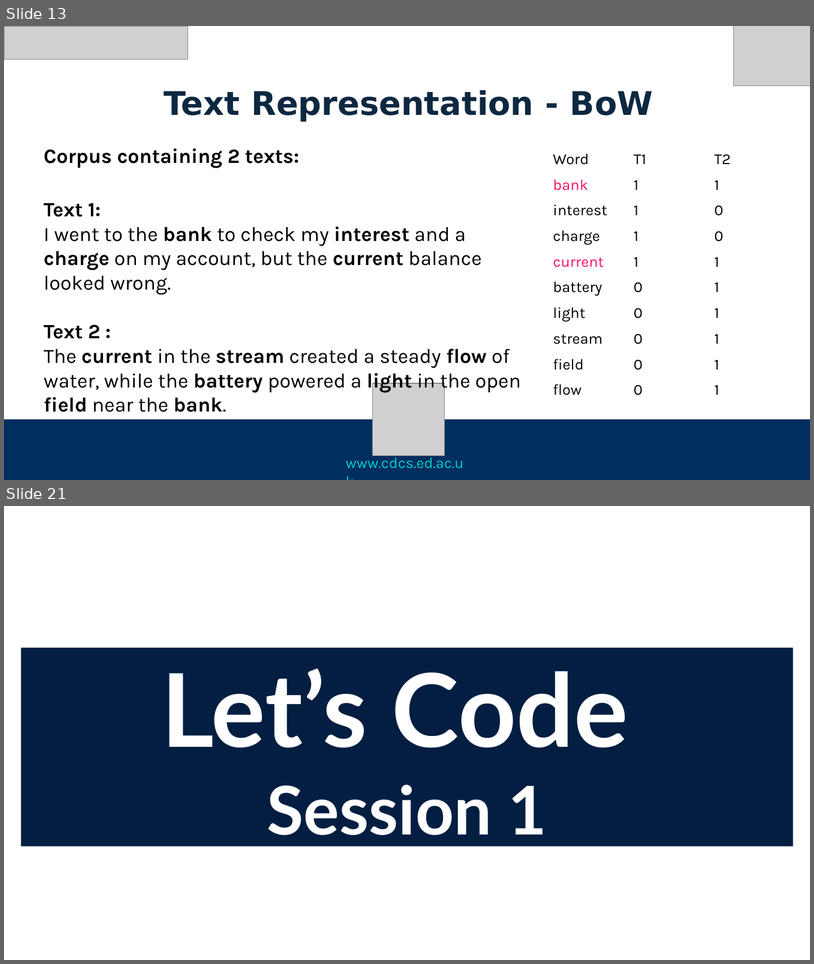
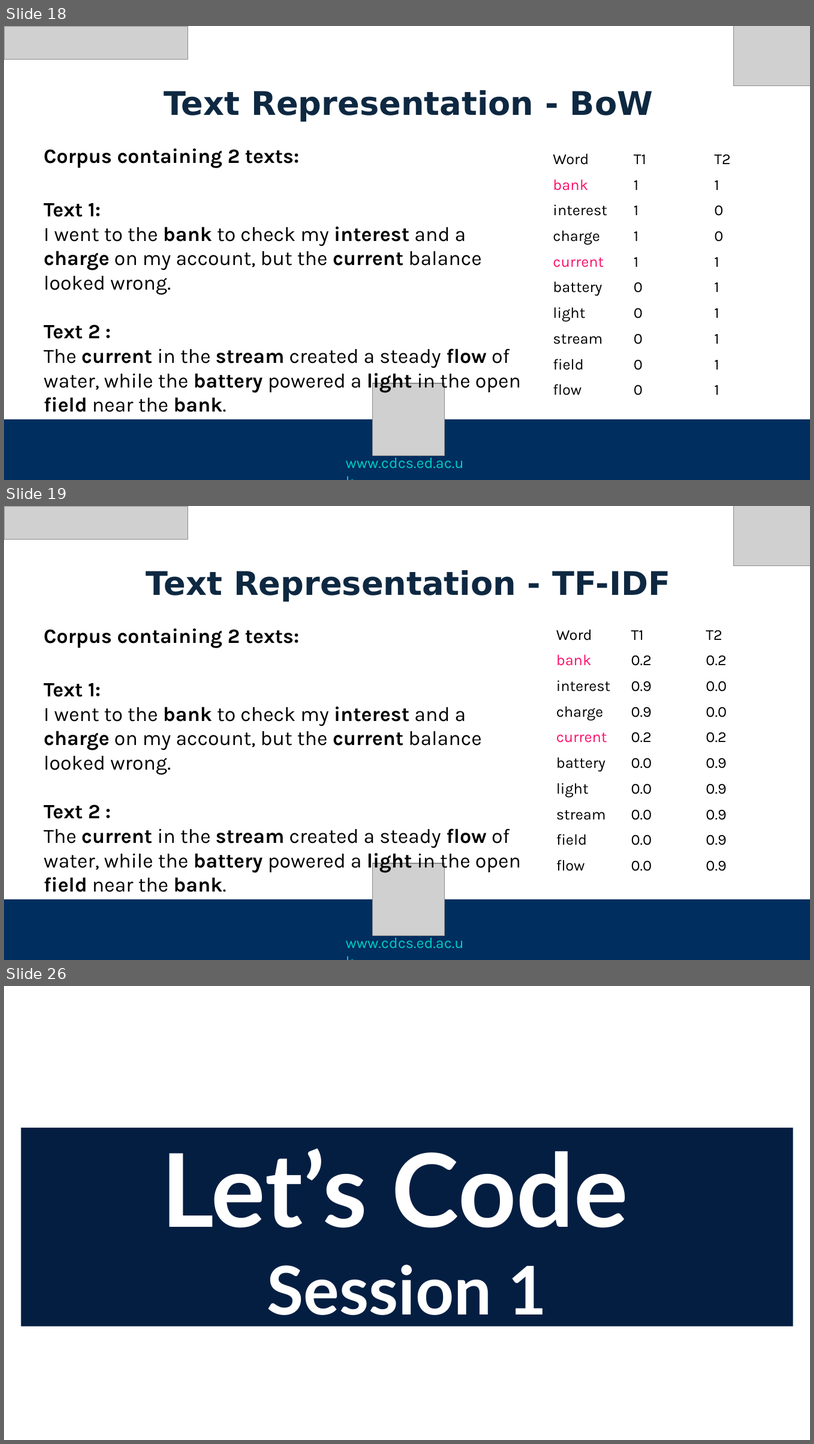
Before and after one commit to DCS-training/TopicModellingBert, a slide deck: Slides/TopicModelingBERT_W1_JL.pptx. Shown one above the other, each under a label of ours: slides 13 and 21 before the commit, slides 18, 19 and 26 after it; the slides between them are not shown. The pictures are 814x964 and 814x1444 pixels, drawn with LibreOffice and Linux fonts; fonts in the diff are those of the drawing; grey boxes stand for pictures; background and template pictures are left out. Boxes give left, top, right and bottom in pixels: in the first picture for what was removed or moved away, otherwise in the second. Text is boxed around its words. In the diff, an @@ line names an element or a change of style, - is before the commit and + after.

```diff
--- a/Slides/TopicModelingBERT_W1_JL.pptx
+++ b/Slides/TopicModelingBERT_W1_JL.pptx
@@ slide 19 added at (4, 506, 810, 960), background #FFFFFF @@
@@ picture added at (4, 506, 188, 539) @@
@@ picture added at (734, 506, 810, 566) @@
@@ text added at (146, 570, 671, 601), 32 pt, text #0E2841, bold @@
+Text Representation - TF-IDF
@@ text added at (44, 628, 521, 872), 20 pt, text #000000 @@
+Corpus containing 2 texts:
+Text 1:
+I went to the bank to check my interest and a charge on my account, but the current balance looked wrong.
+Text 2 :
+The current in the stream created a steady flow of water, while the battery powered a light in the open field near the bank.
@@ table added at (549, 622, 773, 879), 10 rows, 3 columns @@
+Word | T1 | T2
+bank | 0.2 | 0.2
+interest | 0.9 | 0.0
+charge | 0.9 | 0.0
+current | 0.2 | 0.2
+battery | 0.0 | 0.9
+light | 0.0 | 0.9
+stream | 0.0 | 0.9
+field | 0.0 | 0.9
+flow | 0.0 | 0.9
@@ picture added at (373, 863, 445, 936) @@
@@ rectangle added at (4, 899, 810, 960), fill #002E5F @@
@@ text added at (346, 934, 464, 948), 14.9 pt, text #00CEC0 @@
+www.cdcs.ed.ac.uk
@@ what was slide 13 is now slide 18 @@
@@ what was slide 21 is now slide 26 @@
```
Also in this commit, not shown: 10 slides changed, 7 other slides added, 1 slide removed, 2 other files.
